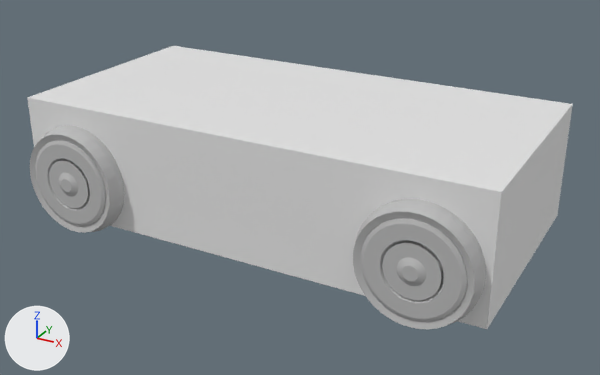
A saved change to the Blender file Assets/_Project/Objects/Cars/Truck/delivery_truck.blend.
One viewpoint serves both versions: a 50 mm lens placed at (6.35, -11.43, 5.18), pointed at (0.13, -0.13, -0.48). The axes (+X, +Y, +Z) are drawn at lower left. The lights are the same throughout.

Names of what the first picture shows: 'Cube', 'Wheel', 'Wheel.003'.
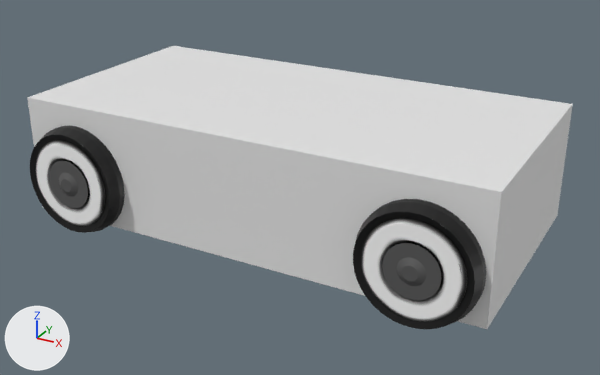
Boxes (x1, y1, x2, y2) around the edits, measured in the pictures (600 x 375 px):
'Wheel', surface changed: (353, 199, 486, 329) in both
'Wheel.003', surface changed: (30, 126, 125, 233) in both

Edits to the bpy script that builds the scene:
```text
Add img_wheel:
    img_wheel = load_image('wheel', '_unpacked/wheel', 1024, 1024, 'sRGB')
Change mat_wheelmaterial:
    remove mat_wheelmaterial.base_color = (0.5, 0.5, 0.5)  # grey #bcbcbc
    add mat_wheelmaterial.texture = img_wheel
```
